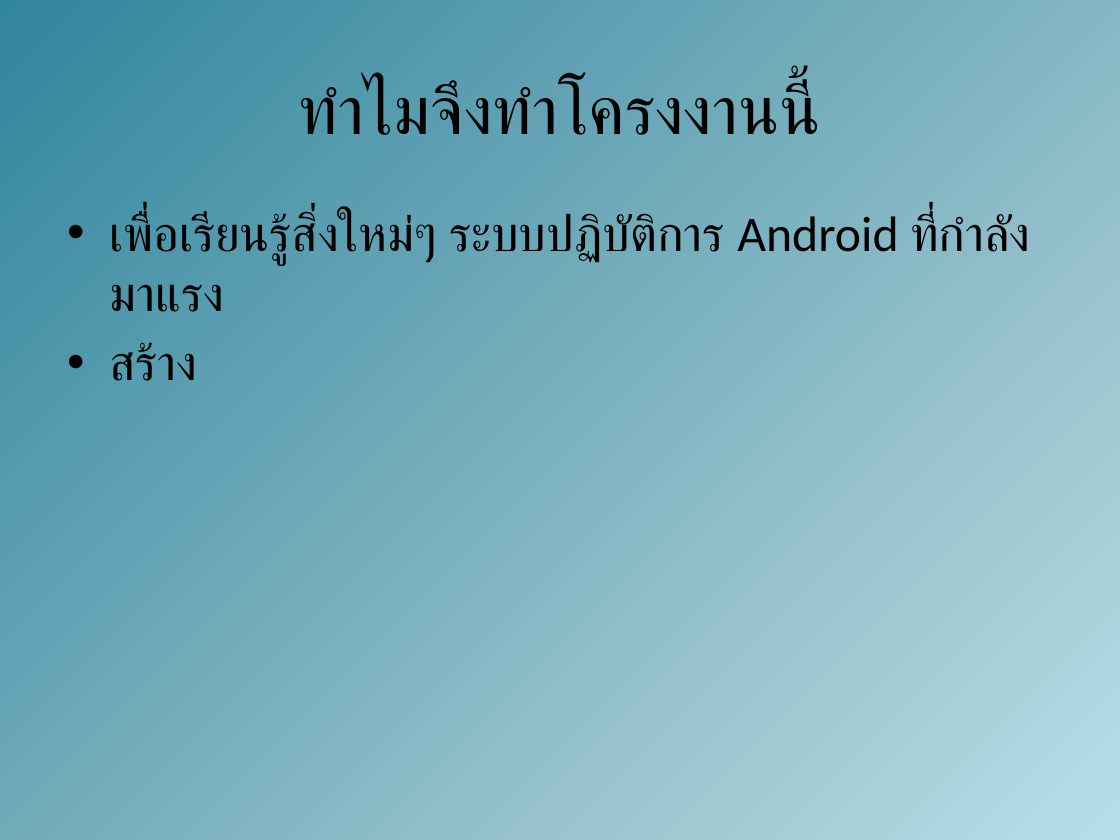
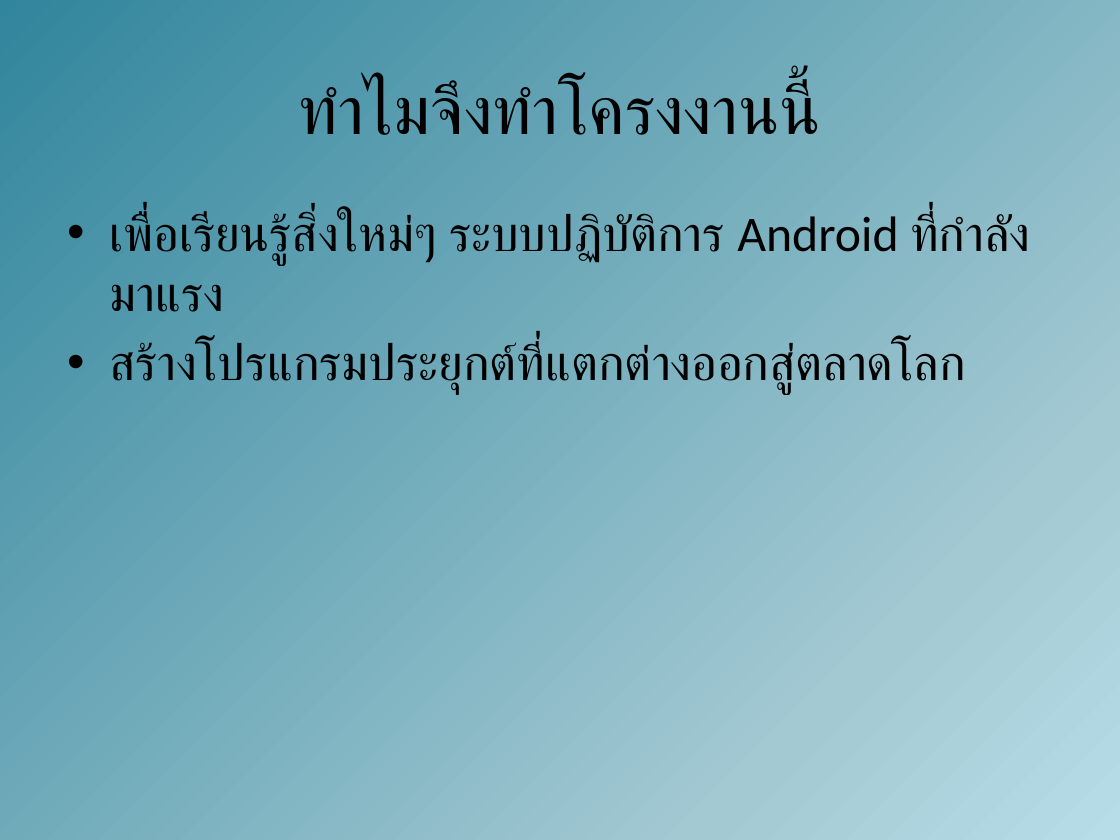
Before and after one commit to amfeelgood/Senior_Project, a slide deck: slide 2 of Doc/ProjectPresentation1.pptx. Drawn at 1120x840 pixels with LibreOffice and Linux fonts; fonts in the diff are those of the drawing. Boxes give left, top, right and bottom in pixels: in the first picture for what was removed or moved away, otherwise in the second. Text is boxed around its words. In the diff, an @@ line names an element or a change of style, - is before the commit and + after.

```diff
--- a/Doc/ProjectPresentation1.pptx
+++ b/Doc/ProjectPresentation1.pptx
@@ text at [109,342,966,394]: text changed @@
-• สร้าง
+• สร้างโปรแกรมประยุกต์ที่แตกต่างออกสู่ตลาดโลก
```
Also in this commit, not shown: 2 other slides changed.
